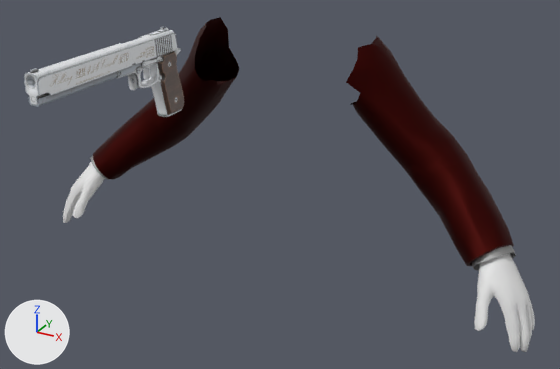
One commit to the Blender file GameData/sourceAssets/pistol_new_.blend: the scene before it, then after it.
Camera for both pictures: a 50 mm lens placed at (0.905, -1.733, 0.276), pointed at (0.13, -0.324, -0.429). Lighting does not change. The marker at lower left points along +X, +Y and +Z. The same objects are shown in both versions, whatever each file hides.

The first picture shows 'PlayerModelMerged'.
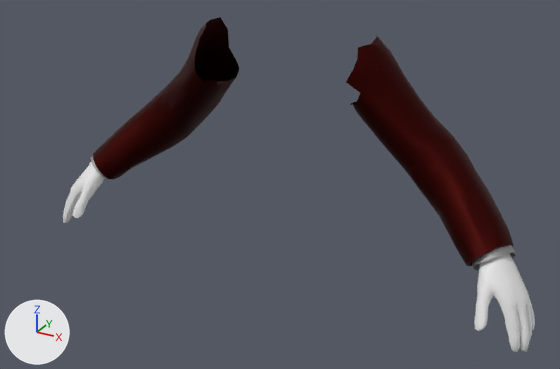
Where the change shows, as pixel boxes [x1, y1, x2, y2] in the pictures (560 x 369 px):
'PlayerModelMerged', reshaped (8% narrower): before [24, 17, 535, 352]; after [63, 17, 535, 352]
part 1 of me_playermodelmerged, deleted: before [24, 27, 184, 117]

The change, as a diff of the scene's bpy script:
```diff
--- a/GameData/sourceAssets/pistol_new_.blend.py
+++ b/GameData/sourceAssets/pistol_new_.blend.py
@@ me_playermodelmerged @@
 # used by ob_playermodelmerged; location = (0.008, -0.13, -1.691); scale = (0.01, 0.01, 0.01)
-me_playermodelmerged.from_pydata(...)  # 3589 vertices, 4201 faces; spans x -68.6..68.6, y -70.3..19.2, z 92.2..162.5
+me_playermodelmerged.from_pydata(...)  # 1533 vertices, 2250 faces; spans x -68.6..68.6, y -13.0..19.2, z 92.2..155.4
+# me_playermodelmerged part 1: 30 loose pieces with 2056 vertices, spanning x -9.0..-5.3, y -70.3..-29.0, z 144.1..162.5, are deleted
 me_playermodelmerged.materials.append(mat_citizen_man_01_shirt_02)
@@ me_playermodelmerged @@
 me_playermodelmerged.materials.append(mat_gloves)
-me_playermodelmerged.materials.append(mat_material_001)  # picture img_pistol_special_png
```
